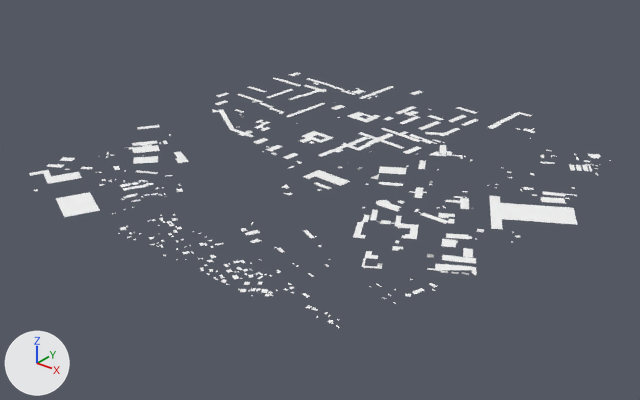
Renders of the glTF model MapData/meshes/bld_roof_2_1.glb from each side of a commit.
Both versions are drawn from a 50 mm lens placed at (1655.0, -1964.0, 915.0), pointed at (532.0, -560.0, 45.0). The axes (+X, +Y, +Z) are drawn at lower left. The lights are the same throughout. The older version comes first.

The first picture shows 'geometry_0'.
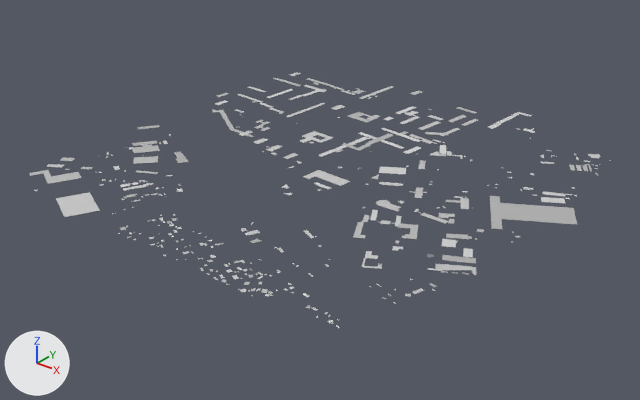
Edits to the scene script, one JSON object a line:
```json
{"block": "mat_bld_roof", "where": "n0 = _N.new('ShaderNodeBsdfPrincipled'); n0.name = 'Principled BSDF'"}
{"op": "remove", "block": "mat_bld_roof", "code": "n0.inputs[0].default_value = (1.0, 1.0, 1.0, 1.0)  # 'Base Color', white #ffffff"}
{"op": "add", "block": "mat_bld_roof", "code": "n2 = _N.new('ShaderNodeVertexColor'); n2.name = 'Color Attribute'"}
{"op": "add", "block": "mat_bld_roof", "code": "_L.new(n2.outputs[0], n0.inputs[0])  # 'Color' to 'Base Color'"}
{"block": "me_geometry_0", "where": "# used by ob_geometry_0; location = (0.0, 0.0, 0.0)"}
{"op": "remove", "block": "me_geometry_0", "code": "me_geometry_0.from_pydata(...)  # 2036 vertices, 1224 faces; spans x -9.0..1087.0, y -1051.0..48.0, z 89.0..172.0"}
{"op": "add", "block": "me_geometry_0", "code": "me_geometry_0.from_pydata(...)  # 2036 vertices, 1224 faces; spans x -8.0..1087.0, y -1050.0..47.0, z 89.0..172.0"}
{"block": "me_geometry_0", "change": "me_geometry_0 part 1"}
{"op": "set", "path": "me_geometry_0.vertices[1769].co", "old": "(626.0, -465.0, 102.0)", "new": "(626.0, -466.0, 102.0)", "note": "pixel (379, 174) -> pixel (378, 174)"}
```

Changed parts and their boxes (x1, y1, x2, y2) in the pictures (640 x 400 px; the box of a moved part takes in the faces that stretch with it):
```json
{"object": "geometry_0", "change": "recoloured, reshaped", "before": [29, 72, 611, 328], "after": [29, 72, 611, 328]}
{"part": 1, "of": "me_geometry_0", "change": "moved or reshaped", "before": [371, 174, 379, 180], "after": [372, 174, 379, 180]}
```
